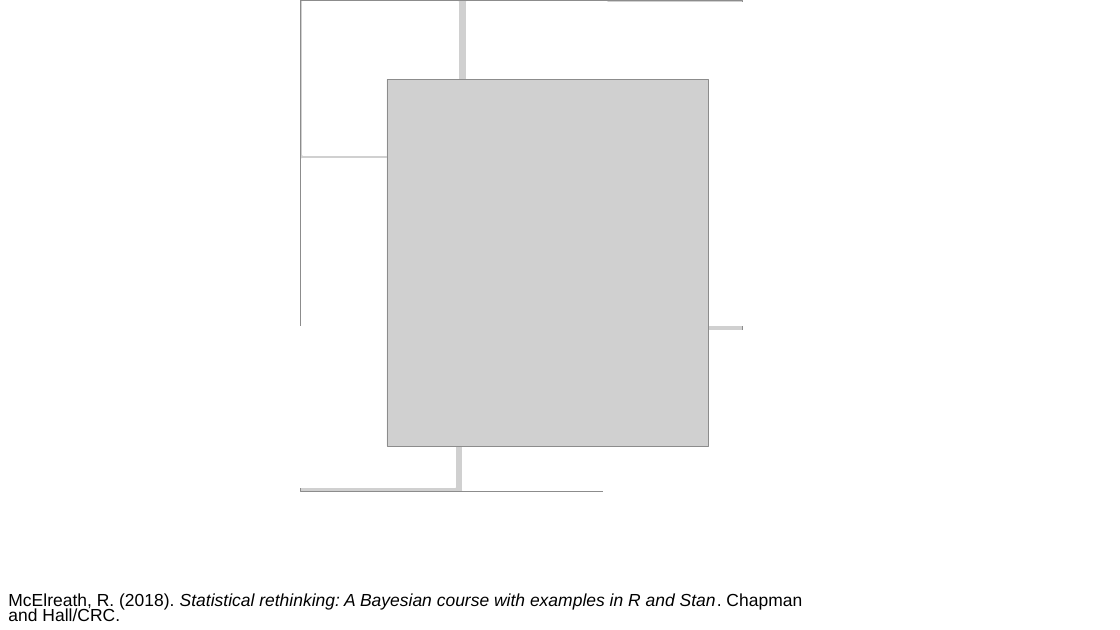
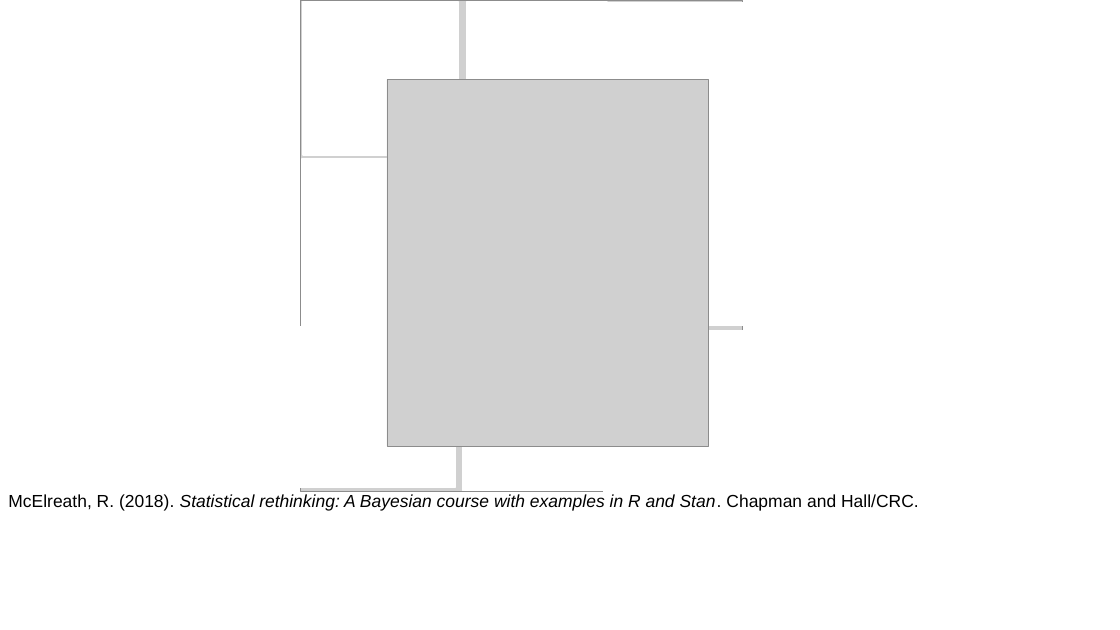
Before and after one commit to julianquandt/extending_stats_toolbox-phd-day2019, a slide deck: slide 6 of extending_stats_toolbox_phd-day2019_short.pptx. Drawn at 1120x630 pixels with LibreOffice and Linux fonts; fonts in the diff are those of the drawing; grey boxes stand for pictures; background and template pictures are left out. Boxes give left, top, right and bottom in pixels: in the first picture for what was removed or moved away, otherwise in the second. Text is boxed around its words. In the diff, an @@ line names an element or a change of style, - is before the commit and + after.

Commit message:
update presentation and reading list

```diff
--- a/extending_stats_toolbox_phd-day2019_short.pptx
+++ b/extending_stats_toolbox_phd-day2019_short.pptx
@@ text "McElreath, R. (2018). Statistical rethinking: ..." rewrapped from [8, 593, 802, 621] to [8, 494, 919, 510] @@
```
